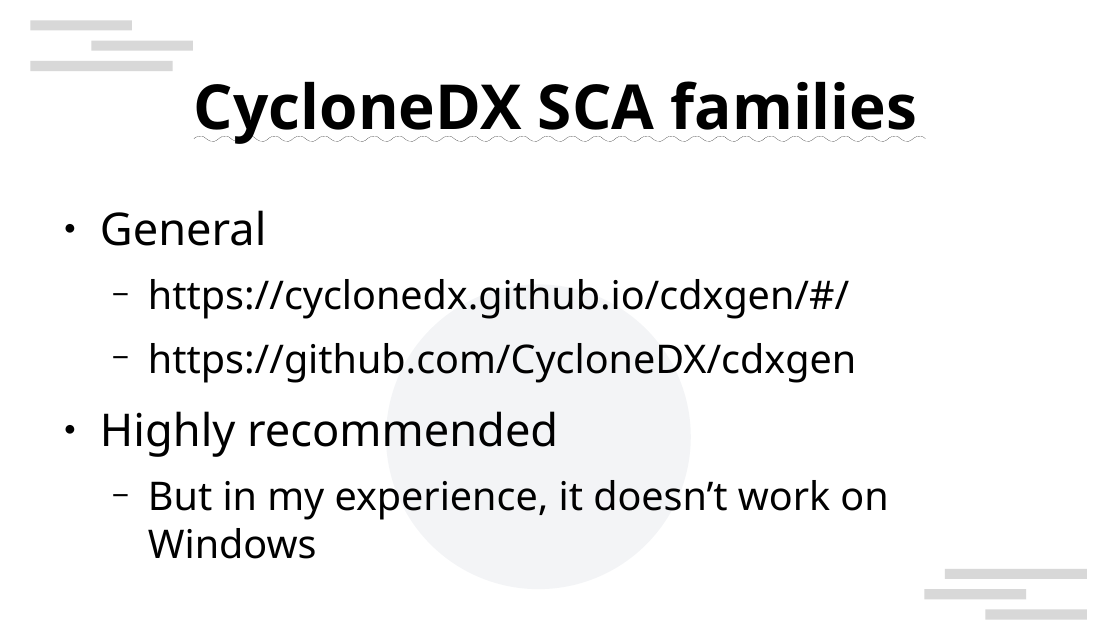
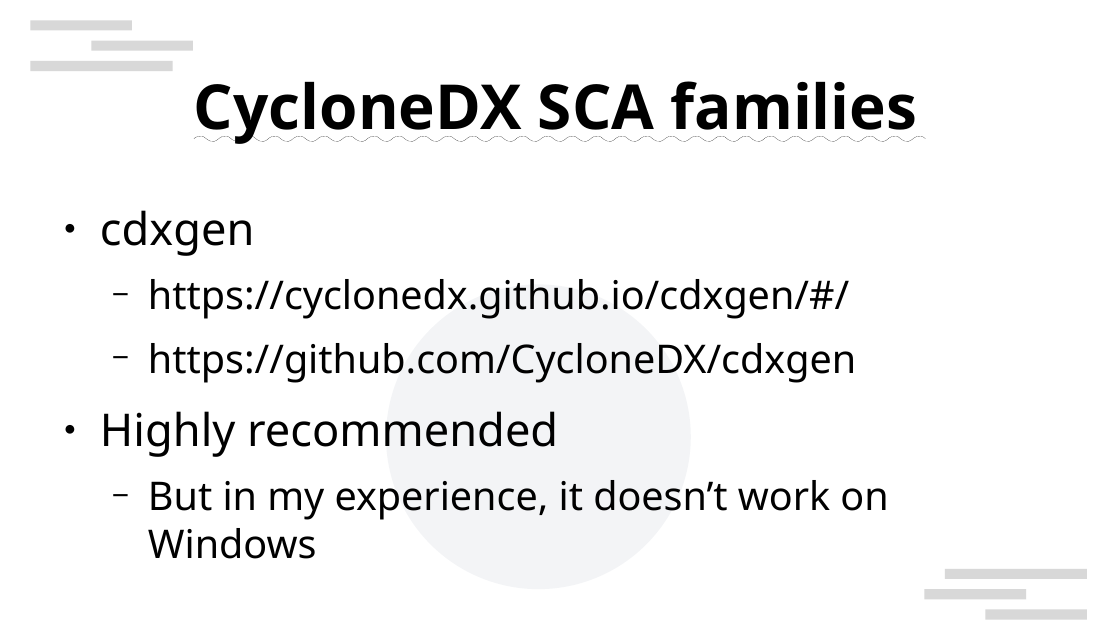
Before and after one commit to naruoga/presentations, a slide deck: slide 14 of COSCUP2024_SupplyChainIssue.odp (slide 13 before the commit). Drawn at 1120x630 pixels with LibreOffice and Linux fonts; fonts in the diff are those of the drawing; background and template pictures are left out. Boxes give left, top, right and bottom in pixels: in the first picture for what was removed or moved away, otherwise in the second. Text is boxed around its words. In the diff, an @@ line names an element or a change of style, - is before the commit and + after.

```diff
--- a/COSCUP2024_SupplyChainIssue.odp
+++ b/COSCUP2024_SupplyChainIssue.odp
@@ text at box(100, 210, 254, 256): text changed @@
-● General
+● cdxgen
```
Also in this commit, not shown: 5 other slides changed, 1 slide added, 1 other file.
